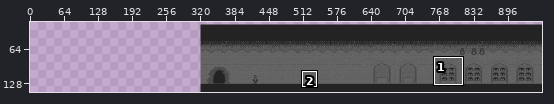
Edited in one commit: pixel-art file (assets/lvl2.ase). Above, an overview of the earlier version with the close-up marked.
Close-up. First the earlier version:
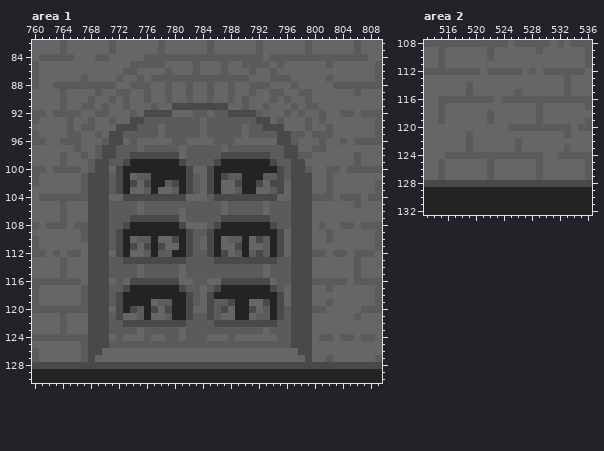
640x144 pixels, 1 frame. Colours within 5 levels of each other are drawn and written as one. Shown: area 1: x 760..809, y 82..130; area 2: x 513..536, y 108..132. The old version is drawn lined up with the new one, on the new canvas. The wide view leaves out empty margins. The commit also changed other parts of the picture, which this record leaves out.
The result:
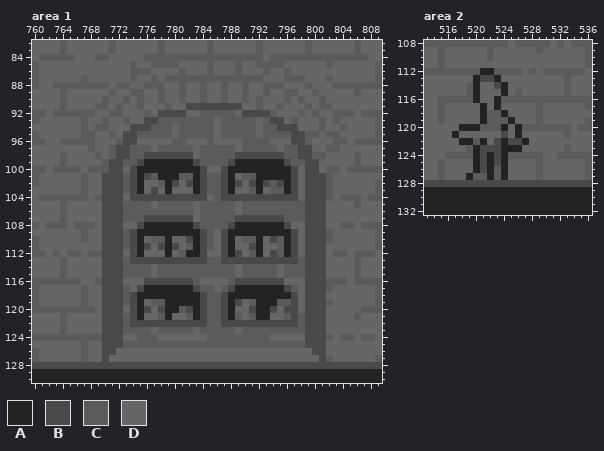
Palette (. is transparent): A #232323  B #494949  C #5b5b5b  D #666666
From old to new:
canvas 640x144 -> 960x144, the old top-left corner now at 320,0
Changed rows in their new state; - is an unchanged pixel.
Area 1:
first column x 765:
 85 ----------DD--CC--D-C-D-CDD--C----------
 86 --------D-CC--D-C-D-C-D-C-D-CD-C--------
 87 -------D-CD--D------------CC-DD-CC------
 88 ------DCCDD-CCD-CD-CD-CD-CDD-CC-D-C-----
 89 ----D-CDDCCD-CD-CD-CD-CD-CD-CDDCCDDC----
 90 ---D-CD---CD-CD-CD-CD-CD---C-D---CD-C---
 91 --DDC--CD-C-D-CDD------BBD-CD-C-D--DCC--
 92 --CCDDCC-D-CD--BB-D-C--CD--BBC-D---CD-C-
 93 D-CD-CD-CDDBB------C-D-----DCBB-C-D---C-
 94 D--DCC-DD-BB-C-D---C-D---C-DCC-BB-D-CD-C
 95 DDCCD-CDBB---C-D---C-D---C-D--CCBBC-D-C-
 96 --CC-DDCBB----------CDDD-CCCC-DDBBC-D-C-
 97 -D-CDDCBB-C-D---C-D---C-D-----DCCBBDDCC-
 98 --D--DCBBCC-----BBD---CC-----BBCCBBCC---
 99 ---DDCBBCCB-----AAB--CCB-----AABCCBB----
100 ----CCB-DB-------AABDDB-------AA-DBB----
101 ---DD-B-CBABC---CCABCC-ADCC-AAAA-D-BB---
102 ---DD-B-C-ADDCA-D-ABCCBA-DBABC-A-D-BB---
103 ---DD-B-CBADB-ADDDABCCBADDCA--CA-D-BB---
104 ---DC-BBD--------BBBDC--------BB-D-BB---
105 ---DD-BB--C-D-----D---C-D---C---CC-BB---
106 ---DD-BB--C-----C-D---C-D---C---CC-BB---
107 ---DD-BB-CC-----BBD---CC-----BB-CC-BB---
108 ---CD-BBDDB-----AABC-CCB-----AABDD-BB---
109 ---DD-B-CB-------AABCDB-------AA-D-BB---
110 ---DD-B-CBADCCADD-ABCDBADCCADBCA-D-BB---
111 ---DD-B-C-A-D-ABDCABCDBADDBADDCA-D-BB---
112 ---CC-B-DBADDDADCAABDD-ABD-ADBCA-D-BB---
113 ---DD-BBC--------BBB-C--------BB-C-BB---
114 ---DD-BB--C-D---C-------D---C-D-CC-BB---
115 ---DD-BB--C-D---C-------D---C-D-CC-BB---
116 ---DC-BB-DD-----BB-D--DC-----BBDDD-BB---
117 ---DD-BBCDB-----AABC-DCB-----AABCD-BB---
118 ---DD-B-CB-------AABCCB-------AA-D-BB---
119 ---DD-B-CB-DC-A--AABC-BABDCAA-CC-D-BB---
120 ---CD-B-D-ABDBA-C-ABC--ADD-AABDB-D-BB---
121 ---DD-B-CBAD-CADDCABC-BACDCAADD--C-BB---
122 ---DD-BBC--------BBB-C--------BB-C-BB---
123 ---DD-BB--C-D---C-D-----D---C---CC-BB---
124 ---CC-BB--C-C-DD-DDDCCC-CCCCC-DDDD-BB---
125 ---DD-BB------------------------CC-BB---
126 ---DDBB--------------------------DDBB---
127 ---D-B----------------------------D-B---
Area 2:
first column x 517:
112 ----AA-----
113 ---ABBA----
114 ---A--BA---
115 ---A---A---
116 ---ADDA----
117 ----A-A----
118 ----A-CA---
119 ----A-CCA--
120 -AAACCCADA-
121 A-D----B-A-
122 -AACA-BABBA
123 ---ABBBAAA-
124 ---ABABA---
125 ---ABABA---
126 ---ABACA---
127 --ACCACA---
Where, in picture pixels (left, top, right, bottom), the same in both close-ups:
changed: (67, 61, 347, 362)
changed: (452, 68, 529, 180)
